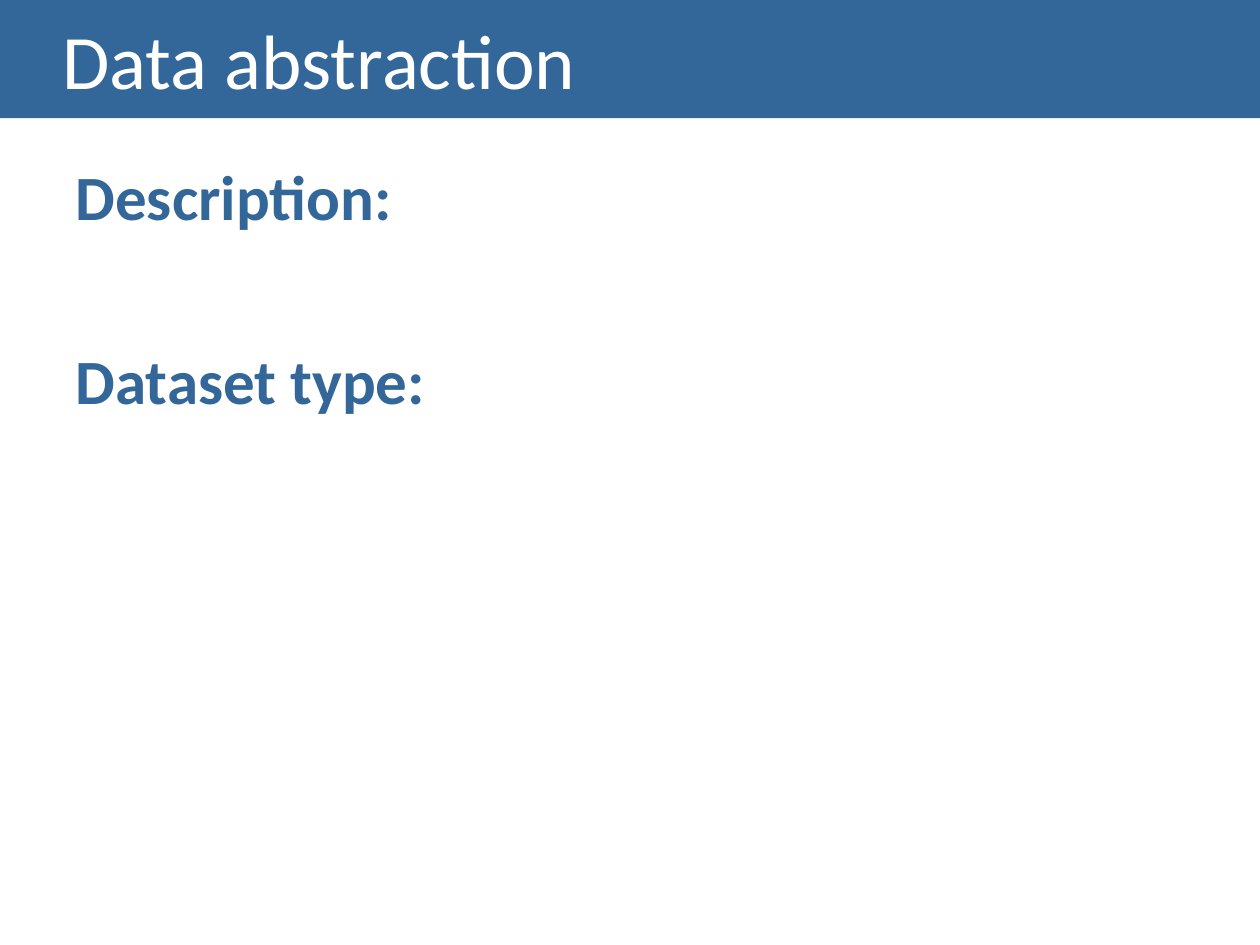
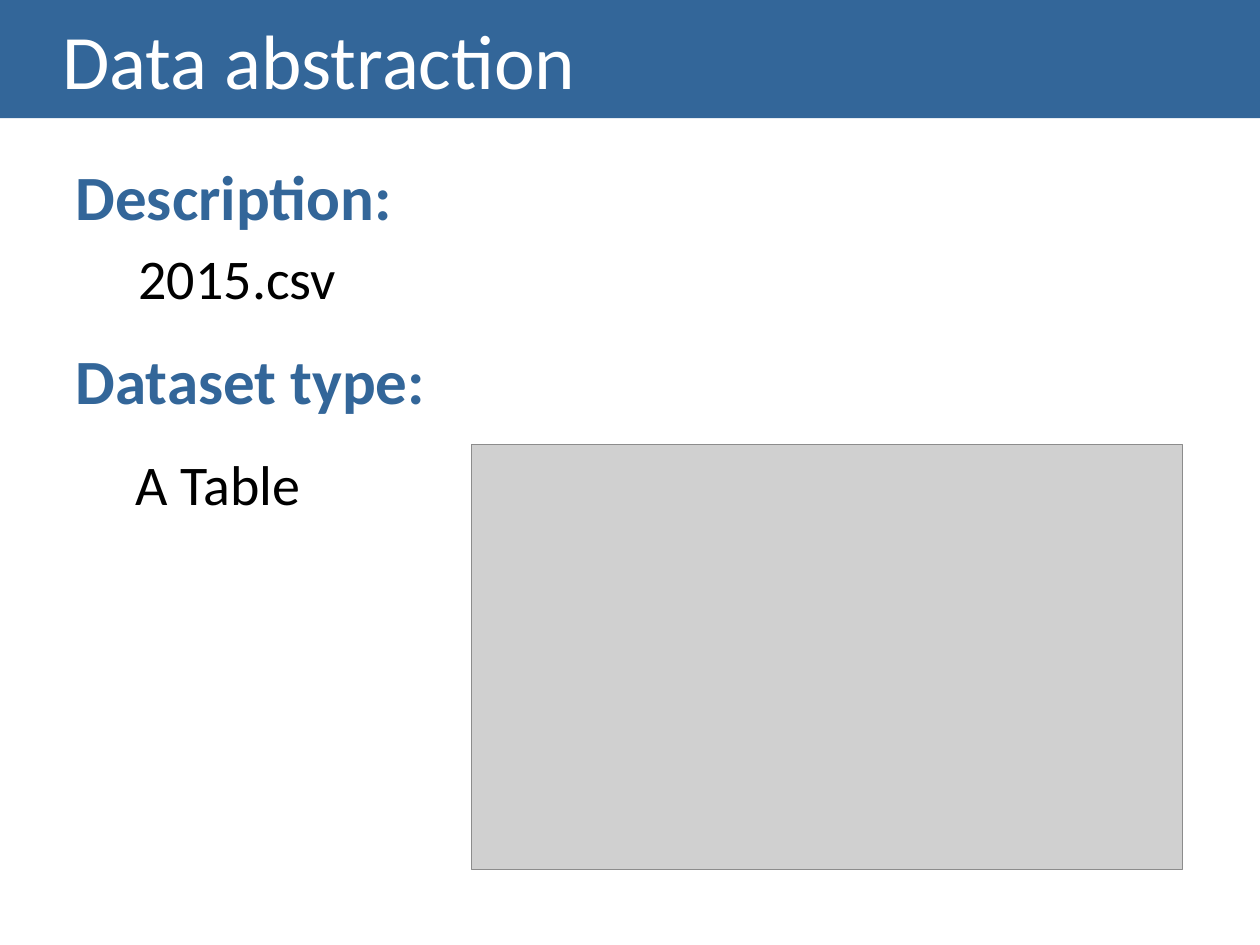
Before and after one commit to Strabox/Higher-Education-Unemployment-Portugal, a slide deck: slide 10 of II-Checkpoint/II-Checkpoint Presentation.pptx. Drawn at 1260x945 pixels with LibreOffice and Linux fonts; fonts in the diff are those of the drawing; grey boxes stand for pictures. Boxes give left, top, right and bottom in pixels: in the first picture for what was removed or moved away, otherwise in the second. Text is boxed around its words. In the diff, an @@ line names an element or a change of style, - is before the commit and + after.

```diff
--- a/II-Checkpoint/II-Checkpoint Presentation.pptx
+++ b/II-Checkpoint/II-Checkpoint Presentation.pptx
@@ text at (139, 262, 337, 300): paragraph added @@
+  2015.csv
@@ picture added at (471, 445, 1183, 869) @@
@@ text at (136, 466, 301, 506): paragraph added @@
+A Table
```
Also in this commit, not shown: 6 other slides changed, 3 slides added, 2 slides removed.
